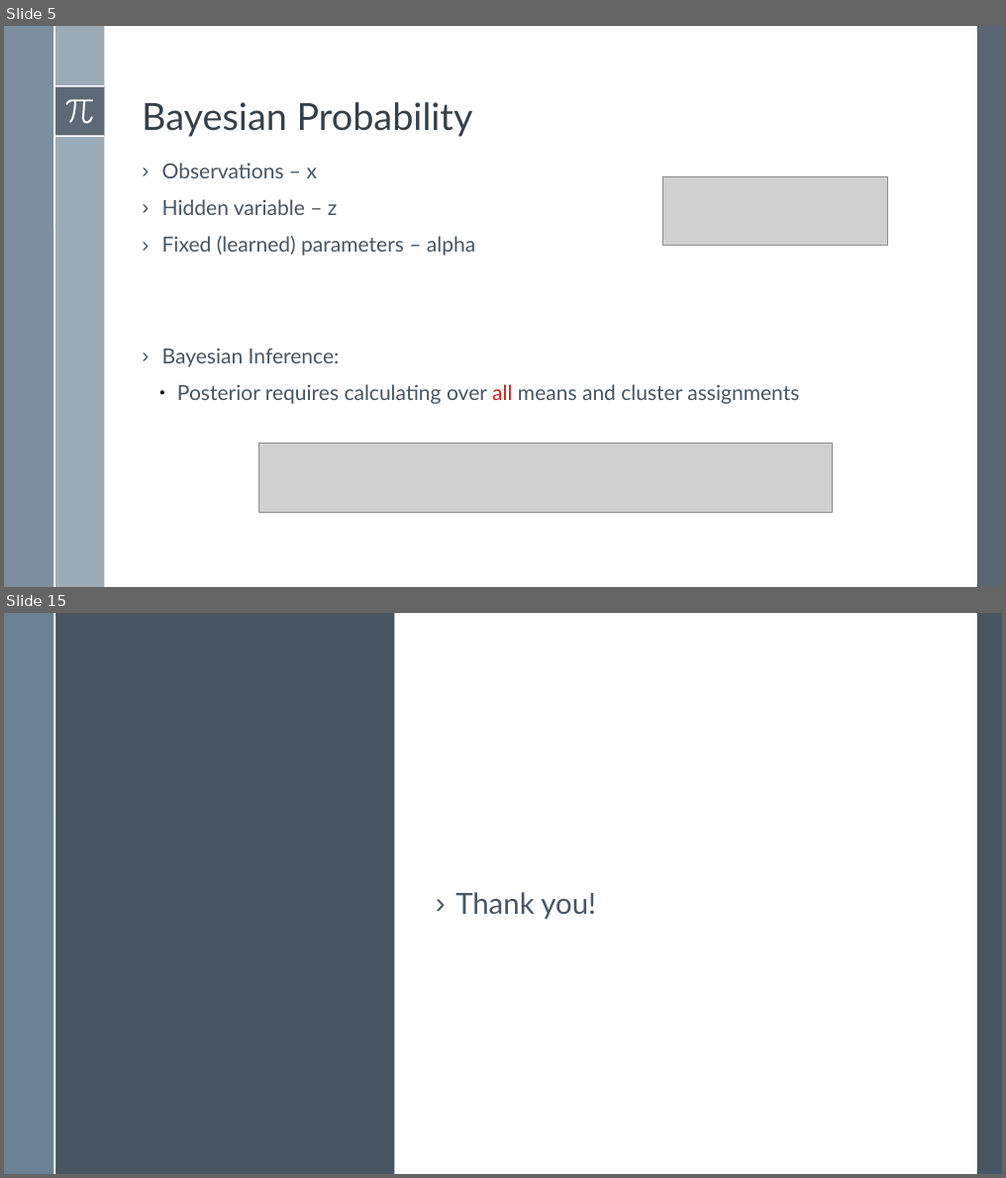
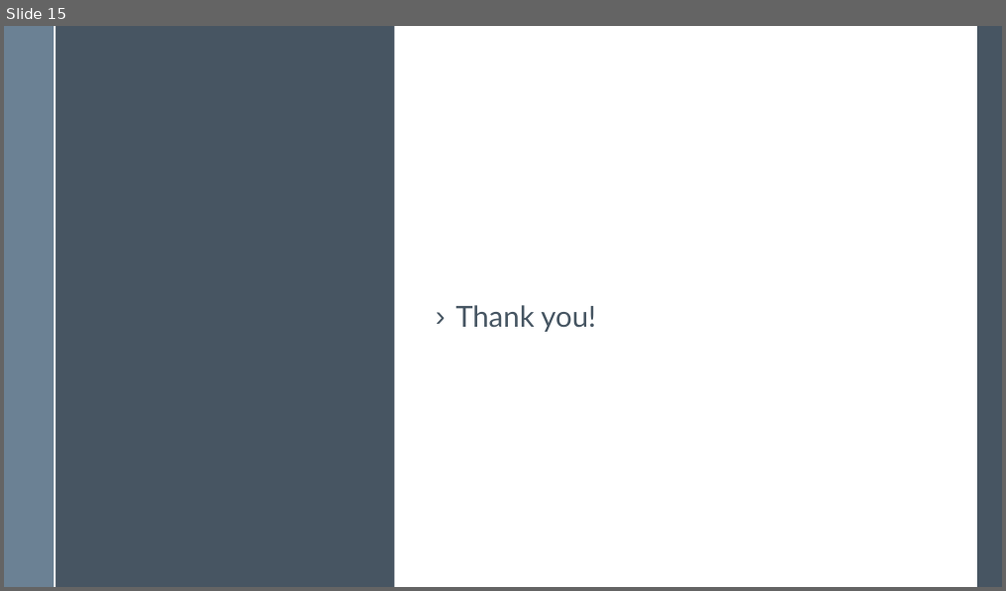
Before and after one commit to BardiaMojra/presentations, a slide deck: _01_template/presentation.odp. Shown one above the other, each under a label of ours: slides 5 and 15 before the commit, slide 15 after it; the slides between them are not shown. The pictures are 1006x1178 and 1006x591 pixels, drawn with LibreOffice and Linux fonts; fonts in the diff are those of the drawing; grey boxes stand for pictures. Boxes give left, top, right and bottom in pixels: in the first picture for what was removed or moved away, otherwise in the second. Text is boxed around its words. In the diff, an @@ line names an element or a change of style, - is before the commit and + after.

```diff
--- a/_01_template/presentation.odp
+++ b/_01_template/presentation.odp
@@ slide 5 removed at <box>4,26,1002,587</box>, background #FFFFFF; not listed: 6 template elements that a slide beside it also shows @@
@@ rectangle removed at <box>977,26,1002,587</box> @@
@@ freeform shape removed at <box>66,99,94,123</box> @@
@@ text removed at <box>142,102,473,137</box> @@
-Bayesian Probability
@@ text removed at <box>162,163,799,404</box> @@
-› Observations – x
-› Hidden variable – z
-› Fixed (learned) parameters – alpha
-› Bayesian Inference:
-  ● Posterior requires calculating over all means and cluster assignments
@@ picture removed at <box>662,177,887,245</box> @@
@@ picture removed at <box>258,444,832,513</box> @@
```
Also in this commit, not shown: 14 slides added, 13 other slides removed, 34 other files.
